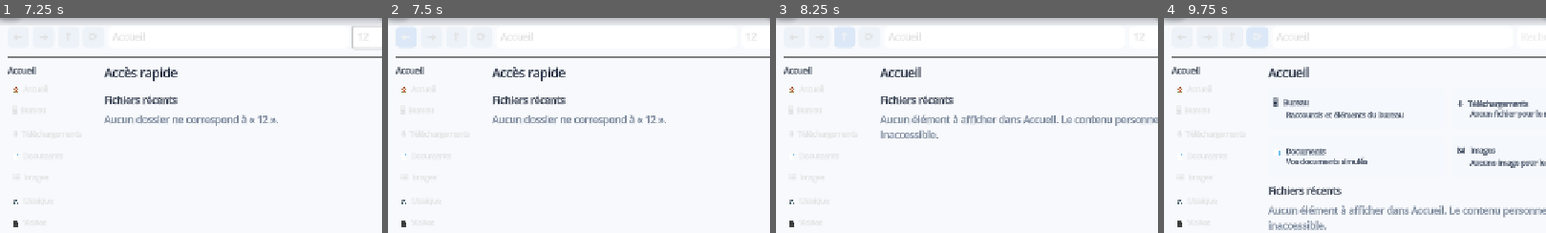
Above: before the commit, frames 1-4 (left to right).
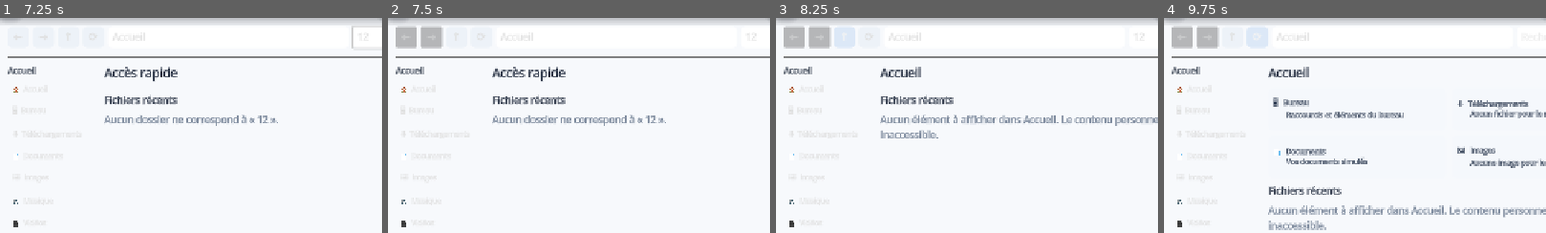
Above: after the commit, the same moments.

Repository: Likounsee/Microslop-Experience
Game: Godot game, scene res://scenes/desktop.tscn
Two runs of this game, one before a commit and one after it. Both use one fixed random seed, a clock stepped at 60 frames per second and the inputs below.
Inputs (mouse positions are % of the whole screen's width and height, from its top left):
- Up to frame 1 (7.25 s): click (6, 18) at 0.52 s; click (6, 33) at 1.27 s; click (6, 48) at 2.02 s; click "⌕ Rechercher" at 2.75 s; click "—" at 3.5 s; click (44, 94) at 4.27 s; click "—" at 5 s; click (49, 94) at 5.77 s; click (73, 24) at 6.52 s; type "12" at 6.6 s
- Up to frame 2 (7.5 s): click "←" at 7.25 s
- Up to frame 3 (8.25 s): click "↑" at 8 s
- Up to frame 4 (9.75 s): click (25, 24) at 8.75 s, where only the run before the commit has a clickable "→"; click "⟳" at 9.5 s
The pictures show only the part of the screen within x 19-69%, y 19-69%; the shares and areas given below are measured in that part.

Frame 1 is identical in both runs. In frame 2, 1.2% of the frame differs, in the area x 2-15%, y 3-15%; in frame 3, 1.2%; in frame 4, 1.2%.

Commit message:
Reflect Explorer navigation history in button states

Diff:
--- a/scripts/desktop.gd
+++ b/scripts/desktop.gd
@@ -1350,6 +1350,11 @@
 	content.add_child(toolbar)
 	for caption in ["←", "→", "↑", "⟳"]:
 		var nav := Button.new()
+		match caption:
+			"←": nav.name = "ExplorerBackButton"
+			"→": nav.name = "ExplorerForwardButton"
+			"↑": nav.name = "ExplorerUpButton"
+			"⟳": nav.name = "ExplorerRefreshButton"
 		nav.text = caption
 		nav.custom_minimum_size = Vector2(36, 34)
 		nav.add_theme_font_size_override("font_size", 17)
@@ -1518,6 +1523,20 @@
 			search.clear()
 			_set_explorer_location(address.text, address, heading, status, false)
 	search.placeholder_text = "Rechercher dans %s" % address.text
+	_refresh_explorer_navigation_buttons(address)
+
+func _refresh_explorer_navigation_buttons(address: LineEdit) -> void:
+	var history: Array = address.get_meta("explorer_history", ["Accueil"])
+	var history_index := int(address.get_meta("explorer_history_index", 0))
+	var toolbar := address.get_parent()
+	if toolbar == null:
+		return
+	var back := toolbar.get_node_or_null("ExplorerBackButton") as Button
+	var forward := toolbar.get_node_or_null("ExplorerForwardButton") as Button
+	if back != null:
+		back.disabled = history_index <= 0
+	if forward != null:
+		forward.disabled = history_index >= history.size() - 1
 
 func _set_explorer_location(path: String, address: LineEdit, heading: Label, status: Label, record_history: bool = true) -> void:
 	var clean_path := path.replace("🏠  ", "").replace("🖥  ", "").replace("⬇  ", "").replace("📄  ", "").replace("🖼  ", "").replace("🎵  ", "").replace("🎬  ", "").replace("💾  ", "").strip_edges()
@@ -1535,6 +1554,7 @@
 	address.text = clean_path
 	heading.text = clean_path
 	status.text = "Aucun élément à afficher dans %s. Le contenu personnel reste inaccessible." % clean_path
+	_refresh_explorer_navigation_buttons(address)
 	var grid := heading.get_parent().get_node_or_null("GridContainer") as GridContainer
 	if grid == null:
 		return
